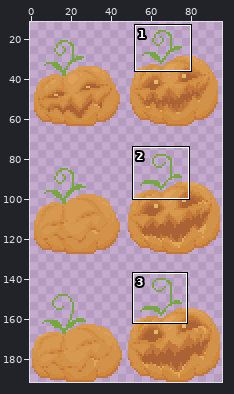
File history of a pixel-art file, Spooky Oookey/Assets/SpowokiesOwokiePumpakin.aseprite. The first picture is a wide view before the edit; the outline marks the close-up.
Close-up. The starting point:
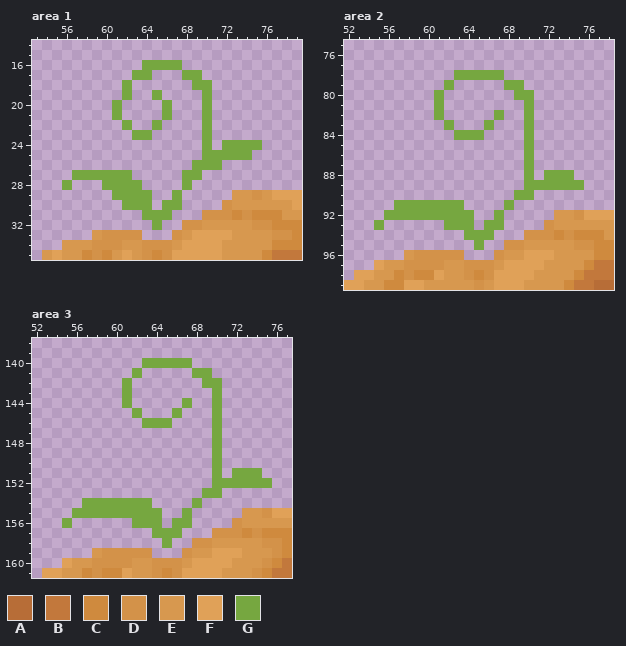
96x192 pixels, 1 frame. Colours within 5 levels of each other are drawn and written as one. Shown: area 1: x 53..79, y 14..35; area 2: x 52..78, y 75..99; area 3: x 52..77, y 138..161. The wide view leaves out empty margins. The commit also changed other parts of the picture, which this record leaves out.
Palette (. is transparent): A #b76d37  B #c2783c  C #cf8a3e  D #d39249  E #d7984f  F #e0a158  G #76a740
Pixels before, area 1, first column x 54:
16 ..........GGGG............
17 .........GG...GG..........
18 ........G......GG.........
19 ........G..G....G.........
20 .......G....G...G.........
21 .......G....G...G.........
22 ........G..G....G.........
23 .........GG.....G.........
24 ................G.GGGG....
25 ................GGGGG.....
26 ...............GGG........
27 ...GGGGGG.....GG..........
28 ..G...GGGG....G...........
29 .......GGGG..G.....EEDEFFF
30 ........GGG.GG....DEEEEEEF
31 ..........GGG...DDDCDCCCEE
32 ...........G..DDEEEEEDDCCC
33 .....EDDDD...DEFFFFEEEEDDC
34 ..EEEDDDEEDDDEFFFFEEEEECCC
35 EFEECDCEFEDCDFFFFFEEEECBBB
Pixels before, area 2, first column x 52:
 78 ...........GGGGG...........
 79 ..........G.....GG.........
 80 .........G.......GG........
 81 .........G........G........
 82 .........G.....G..G........
 83 ..........G...G...G........
 84 ...........GGG....G........
 85 ..................G........
 86 ..................G........
 87 ..................G........
 88 ..................G.GGG....
 89 ..................GGGGGG...
 90 .................GG........
 91 .....GGGGGGG....G..........
 92 ....GGGGGGGGG..G.....EEDFFF
 93 ...G......GGG.GG....DEEEEEE
 94 ............GGG...DDDCDCCCE
 95 .............G..DDEEEEEDDCC
 96 ......EDDDDD...DEEFFFEEEECC
 97 ...FEEDDDDEEDDDEFFFFEEEECBB
 98 .FFEECDCCFEEDCDFFFFEEEECBBB
 99 FFEECCFFEEEEEDEFFFEEEECBBAA
Pixels before, area 3, first column x 53:
140 ..........GGGGG..........
141 .........G.....GG........
142 ........G.......GG.......
143 ........G........G.......
144 ........G.....G..G.......
145 .........G...G...G.......
146 ..........GGG....G.......
147 .................G.......
148 .................G.......
149 .................G.......
150 .................G.......
151 .................G.GGG...
152 .................GGGGGG..
153 ................GG.......
154 ....GGGGGGG....G.........
155 ...GGGGGGGGG..G.....EEDFF
156 ..G......GGG.GG....DEEEEE
157 ...........GGG...DDDCDCCC
158 ............G..DDEEEEEDDC
159 .....EDDDDD...DEEFFFEEEDC
160 ..FEEDDDDEEDDDEFFFFEEEDCB
161 FFEECDCCFEEDCDFFFFEEEDCBB
After the commit:
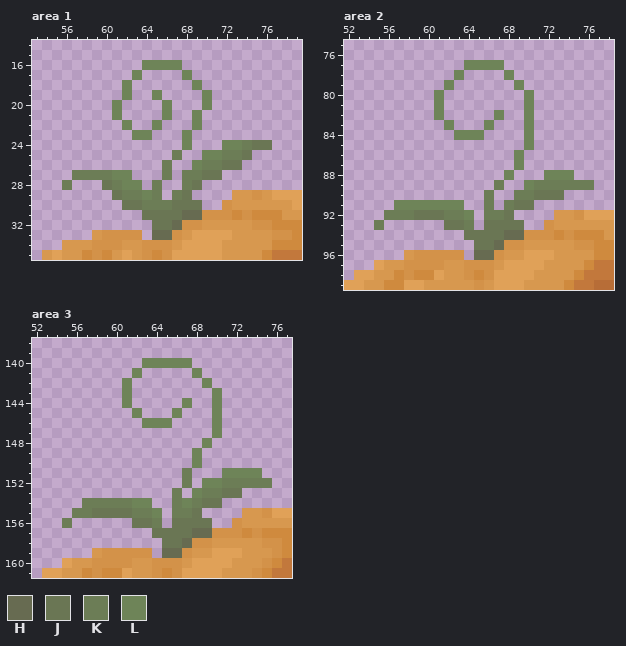
Colours new in this view: H #676b51  J #6a7654  K #6c7d56  L #6e8458
Changes in this commit:
Changed rows in their new state; - is an unchanged pixel.
Area 1:
first column x 56:
16 --------LLLL---------
17 -------L.---L.-------
18 ------L------L.------
19 ------L--L----L------
20 -----L----L---L------
21 -----L----L--L.------
22 ------L--L---L.------
23 -------LL---L-.------
24 ------------L-.-LLKJJ
25 -----------K--LLKKJ--
26 ----------K--LKKJJ---
27 -KKKKLL---K-KKJJ-----
28 K---JKLL-K--KJ-------
29 -----JKKLK-KJ--------
30 ------JJKKKJJJ-------
31 --------JJJJHH-------
32 ---------JJH---------
33 ---------HH----------
Area 2:
first column x 55:
 77 ---------LLLL---------
 78 --------L....L--------
 79 -------L-----.L-------
 80 ------L-------.L------
 81 ------L--------L------
 82 ------L-----L--L------
 83 -------L---L---L------
 84 --------LLL----L------
 85 ---------------L------
 86 --------------L.------
 87 --------------L.------
 88 -------------L-.-LLL--
 89 ------------K--LKKKKKK
 90 -----------K--KKJJJ---
 91 --LLLLLLL--K-KJJ------
 92 -KKKJJJKKL-KKJ--------
 93 K------JJK-JJJJ-------
 94 ---------JJJJHH-------
 95 ----------JJH---------
 96 ----------HH----------
Area 3:
first column x 55:
140 --------LLLLL--------
141 -------L-----L.------
142 ------L-------L.-----
143 ------L--------L-----
144 ------L-----L--L-----
145 -------L---L---L-----
146 --------LLL----L-----
147 ---------------L-----
148 --------------L.-----
149 -------------L-.-----
150 -------------L-.-----
151 ------------K--.LLLL-
152 ------------K-LLKKKKK
153 -----------K-LKKJJ---
154 --KKKKKLL--KLKJJ-----
155 -KKJJJJKKL-KKJ-------
156 K------JJK-JJJJ------
157 ---------JJJJHH------
158 ----------JJH--------
159 ----------HH---------
